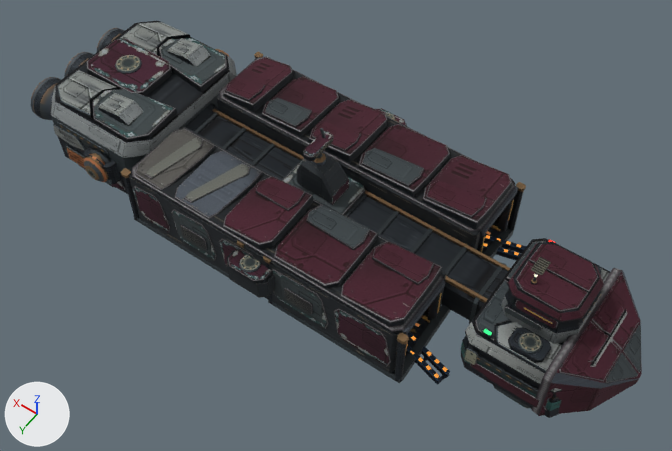
An edit to the glTF model assets/models/capital/rookery.glb, drawn before and after from the same camera.
Both versions are drawn from a 50 mm camera at (-1.123, 1.448, 2.199) aimed at (-0.121, 0.044, -0.006). The axes (+X, +Y, +Z) are drawn at lower left. The lights are the same throughout. The picture after the commit comes second. Where no turn or scale is listed for an object, it has been applied to the vertices. Vertices at exactly the same position are counted once.

The first picture shows 'bay_port plating', 'bay_starboard plating', 'engine_starboard plating', 'hull plating', 'mast plating' and 3 more.
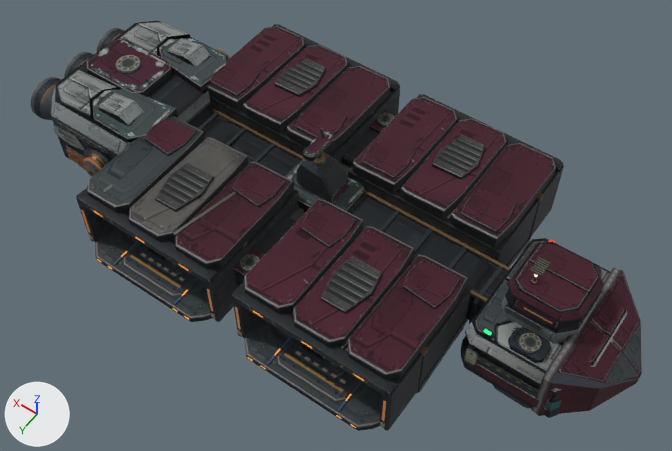
Patch to the scene script:
```diff
--- a/assets/models/capital/rookery.glb.py
+++ b/assets/models/capital/rookery.glb.py
@@ me_hull_assembly @@
-me_hull_assembly.from_pydata(...)  # 2198 vertices, 3872 faces; spans x -1.08..0.89, y -0.33..0.33, z -0.17..0.27
+me_hull_assembly.from_pydata(...)  # 2382 vertices, 4208 faces; spans x -1.08..0.89, y -0.38..0.38, z -0.17..0.27
+# me_hull_assembly part 1: the loose piece of 36 vertices spanning x -0.84..-0.78, y -0.18..-0.12, z 0.12..0.13 is copied, and the copy is moved by (0.77, -0.2, -0.05); it spans x -0.07..-0.01, y -0.37..-0.31, z 0.07..0.08
+# me_hull_assembly part 2: the loose piece of 36 vertices spanning x -0.84..-0.78, y 0.12..0.18, z 0.12..0.13 is copied, and the copy is moved by (0.77, 0.2, -0.05); it spans x -0.07..-0.01, y 0.31..0.37, z 0.07..0.08
+# me_hull_assembly part 3: a new loose piece of 24 vertices spanning x -0.1..0.03, y -0.38..-0.29, z 0.06..0.07
+# me_hull_assembly part 4: a new loose piece of 24 vertices spanning x -0.1..0.03, y 0.29..0.38, z 0.06..0.07
+# me_hull_assembly part 5: a new loose piece of 16 vertices spanning x -0.11..0.03, y -0.38..-0.14, z -0.01..0.06, in mat_red_talon___weathered_oxide_and_welded_steel
+# me_hull_assembly part 6: a new loose piece of 16 vertices spanning x -0.08..0.0, y -0.21..-0.07, z -0.02..0.03, in mat_red_talon___weathered_oxide_and_welded_steel
+# me_hull_assembly part 7: a new loose piece of 16 vertices spanning x -0.11..0.03, y 0.14..0.38, z -0.01..0.06, in mat_red_talon___weathered_oxide_and_welded_steel
+# me_hull_assembly part 8: a new loose piece of 16 vertices spanning x -0.08..0.0, y 0.07..0.21, z -0.02..0.03, in mat_red_talon___weathered_oxide_and_welded_steel
+# me_hull_assembly part 9: 80 vertices moved from x -0.54..-0.52, y -0.33..0.33, z -0.12..0.11 to x -0.6..-0.57, y -0.33..0.33, z -0.12..0.11
+# me_hull_assembly part 10: 80 vertices moved from x 0.44..0.47, y -0.33..0.33, z -0.12..0.11 to x 0.49..0.51, y -0.33..0.33, z -0.12..0.11
+# me_hull_assembly part 11: 670 kept faces spanning x -0.7..0.83, y -0.33..0.33, z -0.16..0.18 get new vertex colours
 me_hull_assembly.materials.append(mat_salvaged_merchant_armour)
@@ ob_bay_port_plating @@
-ob_bay_port_plating = bpy.data.objects.new('bay_port plating', me_bay_port_assembly)
@@ ob_bay_starboard_plating @@
-ob_bay_starboard_plating = bpy.data.objects.new('bay_starboard plating', me_bay_starboard_assembly)
@@ ob_bay_starboard_2_plating @@
+ob_bay_starboard_2_plating = bpy.data.objects.new('bay_starboard_2 plating', me_bay_starboard_2_assembly)  # 638 vertices, 1040 faces; spans x -0.259..0.259, y -0.022..0.42, z -0.136..0.16
+ob_bay_starboard_2_plating.location = (0.25, 0.096, 0.0)
@@ ob_bay_starboard_1_plating @@
+ob_bay_starboard_1_plating = bpy.data.objects.new('bay_starboard_1 plating', me_bay_starboard_1_assembly)  # 622 vertices, 1016 faces; spans x -0.259..0.259, y -0.022..0.42, z -0.136..0.16
+ob_bay_starboard_1_plating.location = (-0.337, 0.096, 0.0)
@@ ob_bay_port_2_plating @@
+ob_bay_port_2_plating = bpy.data.objects.new('bay_port_2 plating', me_bay_port_2_assembly)  # 622 vertices, 1016 faces; spans x -0.259..0.259, y -0.42..0.022, z -0.136..0.16
+ob_bay_port_2_plating.location = (0.25, -0.096, 0.0)
@@ ob_bay_port_1_plating @@
+ob_bay_port_1_plating = bpy.data.objects.new('bay_port_1 plating', me_bay_port_1_assembly)  # 622 vertices, 1016 faces; spans x -0.259..0.259, y -0.42..0.022, z -0.136..0.16
+ob_bay_port_1_plating.location = (-0.337, -0.096, 0.0)
```

What differs and where, as boxes (x1, y1, x2, y2) in the pictures (672 x 451 px; the box of a moved part takes in the faces that stretch with it):
'bay_starboard plating', deleted: before (129, 127, 450, 385)
    faces in mat_red_talon___weathered_oxide_and_welded_steel: (129, 127, 450, 385)
    faces in mat_salvaged_merchant_armour: (132, 143, 442, 373)
'bay_starboard_1 plating', added: after (232, 199, 471, 431)
    faces in mat_red_talon___weathered_oxide_and_welded_steel: (232, 199, 471, 431)
    faces in mat_salvaged_merchant_armour: (232, 221, 468, 431)
'bay_starboard_2 plating', added: after (76, 115, 299, 322)
    faces in mat_red_talon___weathered_oxide_and_welded_steel: (76, 115, 299, 322)
    faces in mat_salvaged_merchant_armour: (77, 132, 294, 322)
'bay_port plating', deleted: before (217, 56, 527, 260)
    faces in mat_red_talon___weathered_oxide_and_welded_steel: (217, 56, 527, 260)
    faces in mat_salvaged_merchant_armour: (220, 73, 516, 252)
'bay_port_1 plating', added: after (348, 94, 564, 265)
    faces in mat_red_talon___weathered_oxide_and_welded_steel: (348, 94, 564, 265)
    faces in mat_salvaged_merchant_armour: (352, 94, 563, 248)
'bay_port_2 plating', added: after (206, 24, 400, 164)
    faces in mat_red_talon___weathered_oxide_and_welded_steel: (206, 24, 400, 164)
    faces in mat_salvaged_merchant_armour: (206, 24, 400, 154)
part 1 of me_hull_assembly, added: after (376, 113, 394, 127)
part 2 of me_hull_assembly, added: after (239, 254, 260, 272)
part 3 of me_hull_assembly, added (mostly hidden): after (369, 110, 396, 134)
part 4 of me_hull_assembly, added (mostly hidden): after (233, 248, 264, 277)
part 5 of me_hull_assembly, added: after (342, 128, 379, 168)
part 6 of me_hull_assembly, added (mostly hidden): after (340, 163, 350, 174)
part 7 of me_hull_assembly, added: after (235, 216, 296, 286)
part 8 of me_hull_assembly, added (mostly hidden): after (290, 207, 305, 222)
part 9 of me_hull_assembly, moved or reshaped: before (395, 182, 526, 382); after (417, 192, 544, 393)
part 10 of me_hull_assembly, moved or reshaped (not visible afterwards): before (121, 52, 263, 221)
part 11 of me_hull_assembly, edited (looks the same): (51, 56, 510, 368) in both
